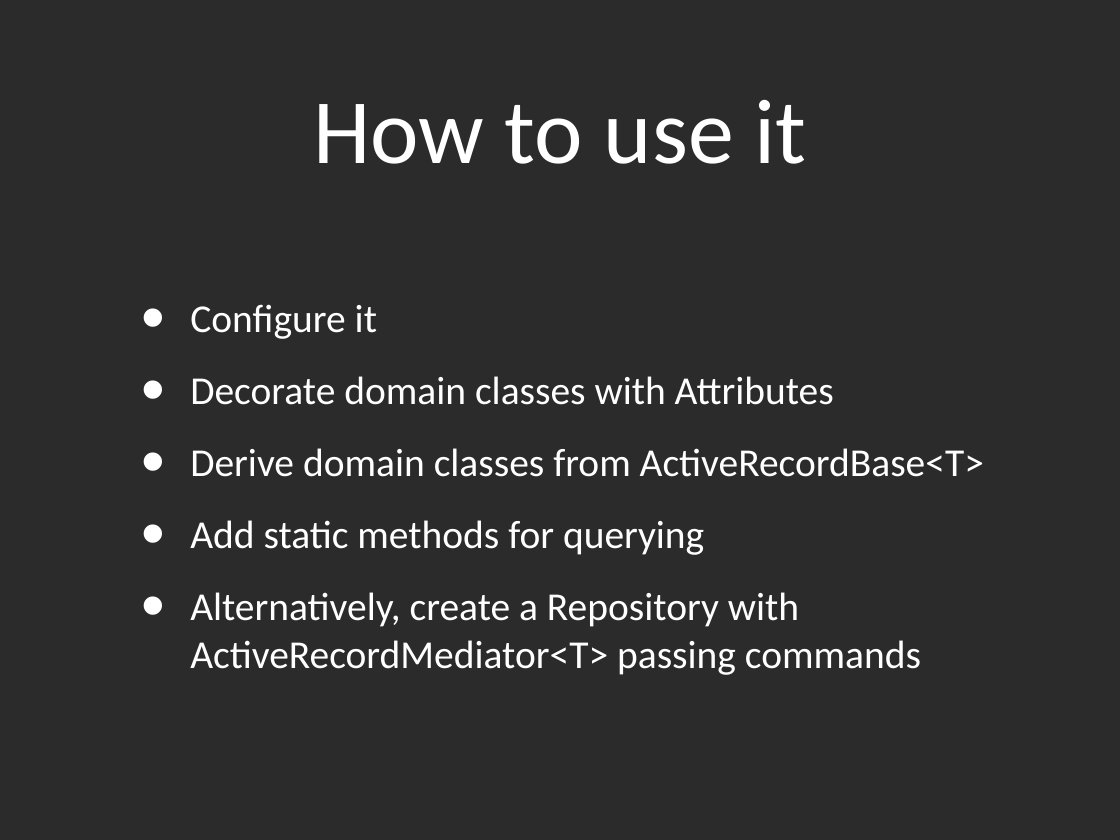
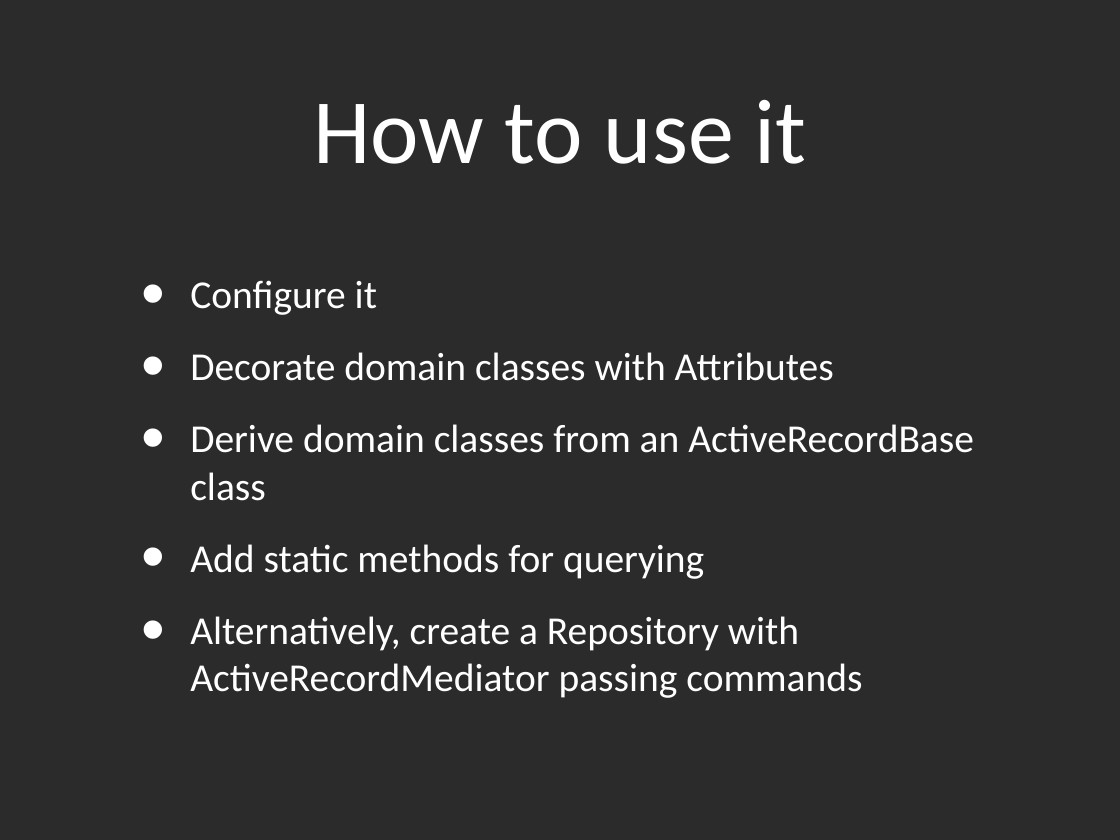
Before and after one commit to andypike/Talks, a slide deck: slide 4 of ORMBattle-Castle-ActiveRecord/ORMBattle-ActiveRecord.ppt. Drawn at 1120x840 pixels with LibreOffice and Linux fonts; fonts in the diff are those of the drawing; background and template pictures are left out; a plain dark background stands for a picture behind light text. Boxes give left, top, right and bottom in pixels: in the first picture for what was removed or moved away, otherwise in the second. Text is boxed around its words. In the diff, an @@ line names an element or a change of style, - is before the commit and + after.

```diff
--- a/ORMBattle-Castle-ActiveRecord/ORMBattle-ActiveRecord.ppt
+++ b/ORMBattle-Castle-ActiveRecord/ORMBattle-ActiveRecord.ppt
@@ text at (190,424,974,501): text changed @@
-• Derive domain classes from ActiveRecordBase<T>
+• Derive domain classes from an ActiveRecordBase class
@@ text at (190,616,862,698): text changed @@
-• Alternatively, create a Repository with ActiveRecordMediator<T> passing commands
+• Alternatively, create a Repository with ActiveRecordMediator passing commands
```
Also in this commit, not shown: 7 other slides changed, 1 slide added, 4 other files.
